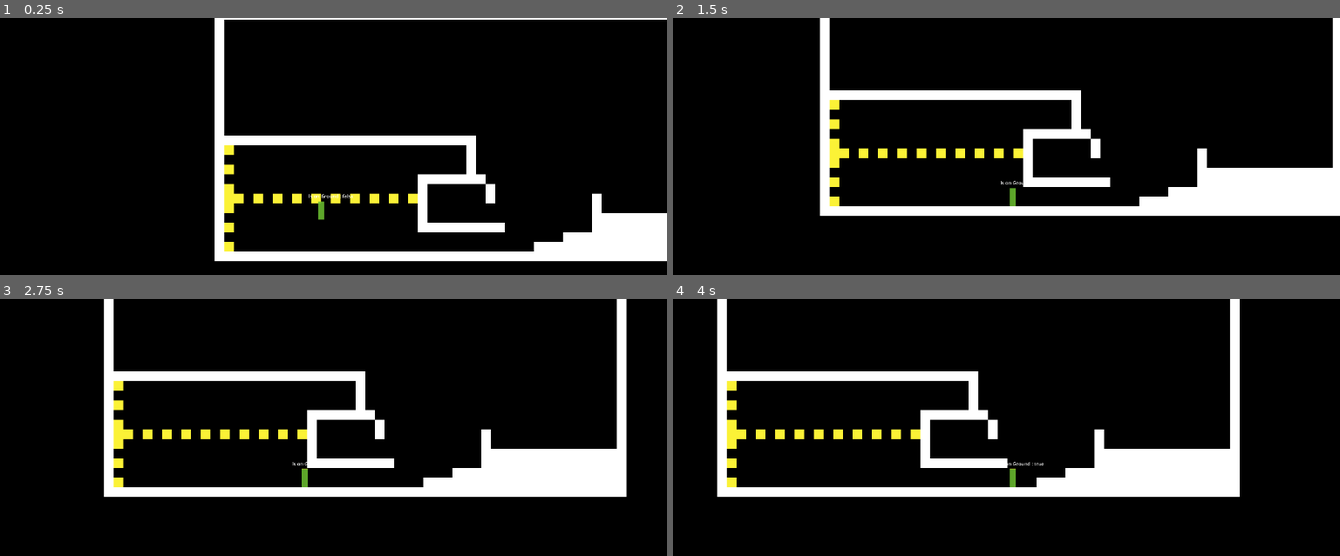
Above: before the commit, frames 1-4 (two rows, left to right).
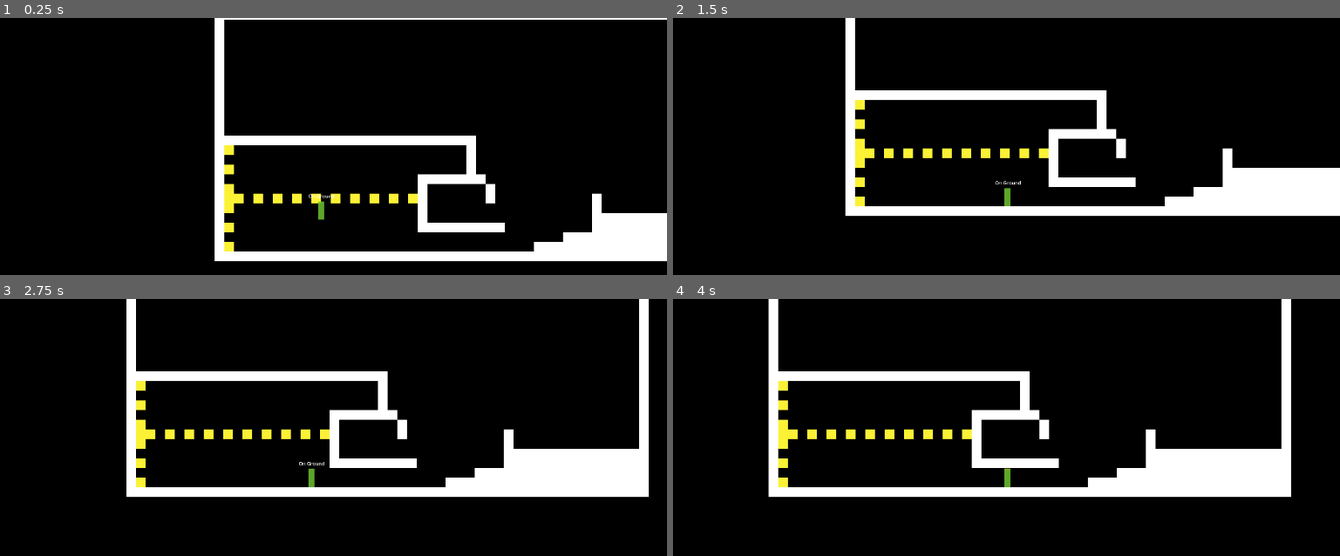
Above: after the commit, the same moments.

Repository: Acb1212/MetroidVaniaGame
Game: Godot game, scene res://game.tscn
Two runs of this game, one before a commit and one after it. Both use one fixed random seed, a clock stepped at 60 frames per second and the inputs below.
Inputs:
- Up to frame 1 (0.25 s): no input
- Up to frame 2 (1.5 s): tap Enter (ui_accept) at 0.5, 0.6, 0.77, 1.07, 1.35 s; hold Right (ui_right) from 0.53 s (still down)
- Up to frame 3 (2.75 s): tap Enter (ui_accept) at 1.52, 1.82, 2.1 s; release Right (ui_right) at 2.03 s; hold Left (ui_left) from 2.03 s (still down)
- Up to frame 4 (4 s): release Left (ui_left) at 2.78 s; hold Right (ui_right) from 2.78 s (still down); tap Enter (ui_accept) at 2.85, 3.02, 3.32, 3.6, 3.77 s

The runs differ from the first frame. In frame 1, less than 0.1% of the frame differs, in the area x 46-53%, y 68-71%; in frame 2, 7.4%; in frame 3, 8.5%; in frame 4, 12%, in the area x 6-93%, y 0-78%.

Commit message:
States & Finite State Machine
Created Components for Finite State Machine and created Move State for Player

Diff:
--- a/Objects/playerObject/player.gd
+++ b/Objects/playerObject/player.gd
@@ -1,7 +1,9 @@
 extends CharacterBody2D
 
+# Distances
 const travelDist     = 4   # Tiles that player can move during Max Jump Arc.
 const jumpHeight     = 4   # Tiles that Player can ascend during Max Jump Arc.
+const dashDist       = 5   # Tiles that the player can move during a Dash
 
 # Timers
 const peakTime       = .4  # Time to reach top of Jump.
@@ -9,65 +11,78 @@
 const stopTime       = .2  # Time to stop moving after letting go of direction key.
 const jumpEaseTime   = 0.1 # Time after dropping off a ledge that a player can still jump.
 const jumpBufferTime = 0.1 # How long after hitting the jump key that a player can still jump.
+const dashTime       = 0.25 # Time to reach end of Dash
+const wallJumpTime   = peakTime/2 # Time before player regains control after walljump
 
+# General Variables
 const tileSize       = 32  # Tile Size Multiplier.
 
+# Physics Variables
 
+#    General Variables
+var DIRECTION           # Player's Directional Input
+var FACING = 1          # Player's last directional Input
+
+#    Walk/Run Variables
 var MAX_VELOCITY = (2 * travelDist * tileSize)/(fallTime+peakTime) # Player's Max Speed after Acceleration.
 var ACCELERATION =              (MAX_VELOCITY)/(fallTime+peakTime) # Player's Acceleration while pressing move-key.
 var FRICTION     =              (MAX_VELOCITY)/(stopTime)          # Player's Friction while not pressing move-key.
 
+var canMove = true;
+
+#    Jump Variables
 var JUMP_GRAVITY = ( 2.0 * jumpHeight * tileSize) / (peakTime * peakTime) # Player's Fall Acceleration on first half of jump.
 var FALL_GRAVITY = ( 2.0 * jumpHeight * tileSize) / (fallTime * fallTime) # Player's Fall Acceleration on second half of jump.
 var JUMP_SPEED   = (-2.0 * jumpHeight * tileSize) / (peakTime)            # Player's Jump Impulse.
-
-var floorFrictionFactor = 1.0;
 
 var canJump = false;    # Player's ability to jump currently.
 var jumpBuffer = false; # Player's queued jump.
 var jumpCounter = 0     # How long player has held jump
 
+#    Dash Variables
+var DASH_SPEED   = -( ( dashDist * tileSize ) - ( 0.5 * FRICTION * dashTime * dashTime ) ) / dashTime
+
+var isDashing = false;
+
+#    Walljump Variables
+
+
+
+
+
+
+
+
 
 func _physics_process(delta):
-	# Apply correct Gravity to player.
+
+	DIRECTION = Input.get_axis("ui_left", "ui_right")
+	if DIRECTION:
+		FACING = sign(DIRECTION)
+
 	velocity.y += getGravity() * delta
 
 
-	# Get Directional Input
-	var DIRECTION = Input.get_axis("ui_left", "ui_right")
 
-	playerJump(delta)
+	#if !isDashing:
+	#	playerMovement(delta)
+
+	#playerJump(delta)
+	#playerDodge(delta)
 
 
 
-	if DIRECTION != 0:
-
-		# If Move-Keys are pressed, accelerate towards MAX_VELOCITY * DIRECTION
-		velocity.x = lerp(velocity.x, DIRECTION * MAX_VELOCITY,ACCELERATION * delta * delta)
-
-	else:
-
-		# If Move-Keys are not pressed, deccelerate towards 0 velocity.
-		velocity.x = lerp(velocity.x, 0.0, FRICTION * delta * delta)
-
-	# Show if player is on ground for debug
-	$Label.text = "Is on Ground : " + str(is_on_floor())
 
 	# Apply Velocity to player.
 	move_and_slide()
 
 
+# General Functions
+func getGravity():
+	# Find appropriate gravity for player.
+	return JUMP_GRAVITY if velocity.y < 0.0 else FALL_GRAVITY
 
-func jumpEaseTimeout():
-
-	# Disable player's ability to jump after jumpEaseTimer runs out.
-	canJump = false
-
-func jumpBufferTimeout():
-
-	# Empty player's jump queue after player doesn't hit floor in time.
-	jumpBuffer= false
-
+# Jump Functions
 func playerJump(delta):
 		# Player Jump Controller
 		# Jump Checker
@@ -82,7 +97,6 @@
 			velocity.y = JUMP_SPEED
 			canJump = false;
 			jumpBuffer = false
-
 
 	else:
 
@@ -117,9 +131,35 @@
 		if jumpCounter < 12:
 			velocity.y *= 0.5
 
+func jumpEaseTimeout():
+	# Disable player's ability to jump after jumpEaseTimer runs out.
+	canJump = false
 
+func jumpBufferTimeout():
+	# Empty player's jump queue after player doesn't hit floor in time.
+	jumpBuffer= false
 
-func getGravity():
+# Move Functions
+func playerMovement(delta):
+	if !isDashing:
+		if DIRECTION != 0:
+			velocity.x = lerp(velocity.x, DIRECTION * MAX_VELOCITY, ACCELERATION * delta * delta)
+		else:
+			velocity.x = lerp(velocity.x, 0.0, FRICTION * delta * delta)
 
-	# Find appropriate gravity for player.
-	return JUMP_GRAVITY if velocity.y < 0.0 else FALL_GRAVITY
+# Dodge Functions
+func playerDodge(delta):
+	if Input.is_action_just_pressed("ui_accept"):
+		isDashing = true
+		velocity.x = 0
+		velocity.x = - DASH_SPEED * FACING
+		get_tree().create_timer(dashTime).timeout.connect(dashTimeout)
+		$Sprite2D.modulate = Color(1,0,1)
+
+func dashTimeout():
+	isDashing = false
+	$Sprite2D.modulate = Color(1,1,1)
+
+# WallJump Functions
+func playerWallJump(delta):
+	pass;
--- a/Objects/playerObject/player.tscn
+++ b/Objects/playerObject/player.tscn
@@ -1,7 +1,9 @@
-[gd_scene load_steps=4 format=3 uid="uid://nt8qf500pa5s"]
+[gd_scene load_steps=6 format=3 uid="uid://nt8qf500pa5s"]
 
 [ext_resource type="Script" path="res://Objects/playerObject/player.gd" id="1_n468u"]
 [ext_resource type="Texture2D" uid="uid://2f4i8a7oqdl7" path="res://Resources/Textures/PlaceHolders.png" id="2_uy521"]
+[ext_resource type="Script" path="res://Resources/templateObjects/stateMachine/stateMachine.gd" id="3_xcjq2"]
+[ext_resource type="Script" path="res://Objects/playerObject/playerStates/playerMoveState.gd" id="4_dn36a"]
 
 [sub_resource type="RectangleShape2D" id="RectangleShape2D_ahqda"]
 size = Vector2(20, 61)
@@ -27,3 +29,15 @@
 offset_right = 45.0
 offset_bottom = -67.0
 text = "On Ground"
+
+[node name="stateMachineClass" type="Node2D" parent="." node_paths=PackedStringArray("stateMachineOwner", "initialState")]
+script = ExtResource("3_xcjq2")
+stateMachineOwner = NodePath("..")
+initialState = NodePath("playerMoveState")
+
+[node name="playerMoveState" type="Node2D" parent="stateMachineClass"]
+script = ExtResource("4_dn36a")
+accelerate_time = 1.0
+deccelerate_time = 0.5
+
+[node name="playerJumpState" type="Node2D" parent="stateMachineClass"]
--- /dev/null
+++ b/Objects/playerObject/playerStates/playerMoveState.gd
@@ -0,0 +1,29 @@
+extends stateClass
+
+@export var move_distance: float = 4.0
+@export var accelerate_time: float = 0.6
+@export var deccelerate_time: float = 0.2
+
+
+var MAX_VELOCITY  # player's Max Speed after Acceleration.
+var ACCELERATION  # player's Acceleration while pressing move-key.
+var FRICTION      # player's Friction while not pressing move-key.
+
+
+
+
+func enterState():
+	player = stateMachine.stateMachineOwner
+	MAX_VELOCITY = (2 * move_distance * player.tileSize)   # player's Max Speed after Acceleration.
+	ACCELERATION = (MAX_VELOCITY)/(accelerate_time)        # player's Acceleration while pressing move-key.
+	FRICTION     = (MAX_VELOCITY)/(deccelerate_time)       # player's Friction while not pressing move-key.
+
+
+func updatePhysics(delta):
+	if player.DIRECTION != 0:
+		player.velocity.x = lerp(player.velocity.x, player.DIRECTION * MAX_VELOCITY, ACCELERATION * delta * delta)
+	else:
+		player.velocity.x = lerp(player.velocity.x, 0.0, FRICTION * delta * delta)
+
+	if Input.is_action_just_pressed("ui_accept"):
+		Transitioned.emit(self, "playerJumpState")
--- /dev/null
+++ b/Resources/templateObjects/stateMachine/state.gd
@@ -0,0 +1,19 @@
+extends Node2D
+class_name stateClass
+
+var stateMachine;
+var player;
+
+signal Transitioned
+
+func enterState():
+	pass;
+
+func exitState():
+	pass;
+
+func update(_delta):
+	pass;
+
+func updatePhysics(delta):
+	pass;
--- /dev/null
+++ b/Resources/templateObjects/stateMachine/state.tscn
@@ -0,0 +1,6 @@
+[gd_scene load_steps=2 format=3 uid="uid://qwnruwpkjc6e"]
+
+[ext_resource type="Script" path="res://Resources/templateObjects/stateMachine/state.gd" id="1_djyp0"]
+
+[node name="State" type="Node2D"]
+script = ExtResource("1_djyp0")
--- /dev/null
+++ b/Resources/templateObjects/stateMachine/stateMachine.gd
@@ -0,0 +1,41 @@
+extends Node2D
+class_name stateMachineClass
+
+@export var stateMachineOwner: CharacterBody2D
+@export var initialState : stateClass
+
+var currentState : stateClass
+var states : Dictionary = {}
+
+func _ready():
+	for child in get_children():
+		if child is stateClass:
+			states[child.name.to_lower()] = child
+			child.Transitioned.connect(on_child_transition)
+			child.stateMachine = self
+	if initialState:
+		initialState.enterState()
+		currentState = initialState
+
+func _process(delta):
+	if currentState:
+		currentState.update(delta)
+
+func _physics_process(delta):
+	if currentState:
+		currentState.updatePhysics(delta)
+
+func on_child_transition(state, newStateName):
+	if state != currentState:
+		return
+
+	var newState = states.get(newStateName.to_lower())
+	if !newState:
+		return
+
+	if currentState:
+		currentState.exitState()
+
+	newState.enterState()
+
+	currentState = newState
--- /dev/null
+++ b/Resources/templateObjects/stateMachine/stateMachine.tscn
@@ -0,0 +1,6 @@
+[gd_scene load_steps=2 format=3 uid="uid://dkr2yi8lqmtb4"]
+
+[ext_resource type="Script" path="res://Resources/templateObjects/stateMachine/stateMachine.gd" id="1_ha74h"]
+
+[node name="StateMachine" type="Node2D"]
+script = ExtResource("1_ha74h")
--- a/project.godot
+++ b/project.godot
@@ -36,7 +36,6 @@
 ui_up={
 "deadzone": 0.5,
 "events": [Object(InputEventKey,"resource_local_to_scene":false,"resource_name":"","device":0,"window_id":0,"alt_presse …(181 unchanged characters)…
-, Object(InputEventKey,"resource_local_to_scene":false,"resource_name":"","device":-1,"window_id":0,"alt_pressed":false,"shift_pressed":false,"ctrl_pressed":false,"meta_pressed":false,"pressed":false,"keycode":0,"physical_keycode":32,"key_label":0,"unicode":32,"echo":false,"script":null)
 , Object(InputEventKey,"resource_local_to_scene":false,"resource_name":"","device":-1,"window_id":0,"alt_pressed":false,"shift_pressed":false,"ctrl_pressed":false,"meta_pressed":false,"pressed":false,"keycode":0,"physical_keycode":87,"key_label":0,"unicode":119,"echo":false,"script":null)
 , Object(InputEventJoypadButton,"resource_local_to_scene":false,"resource_name":"","device":-1,"button_index":0,"pressure":0.0,"pressed":true,"script":null)
 ]
